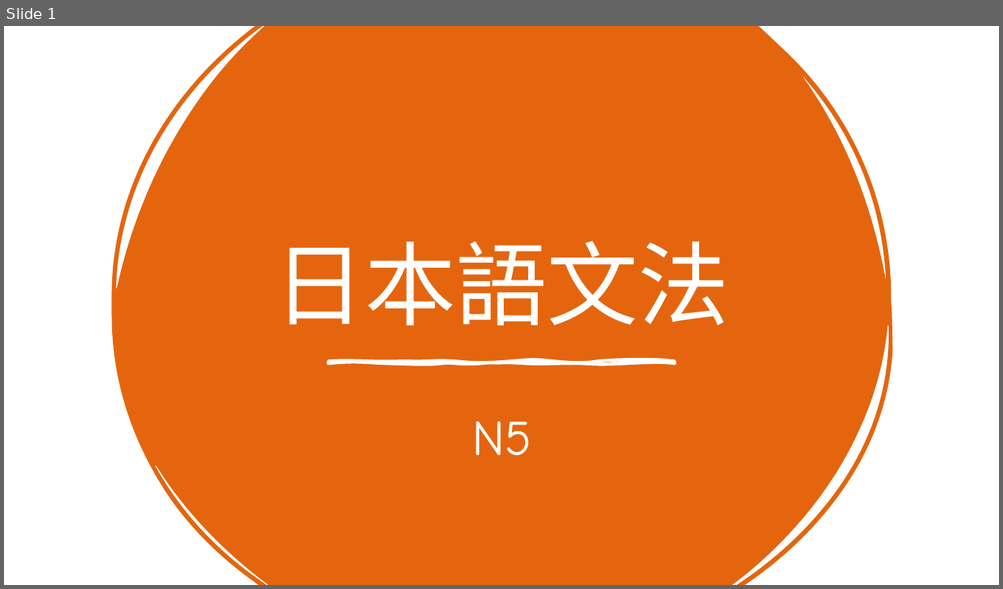
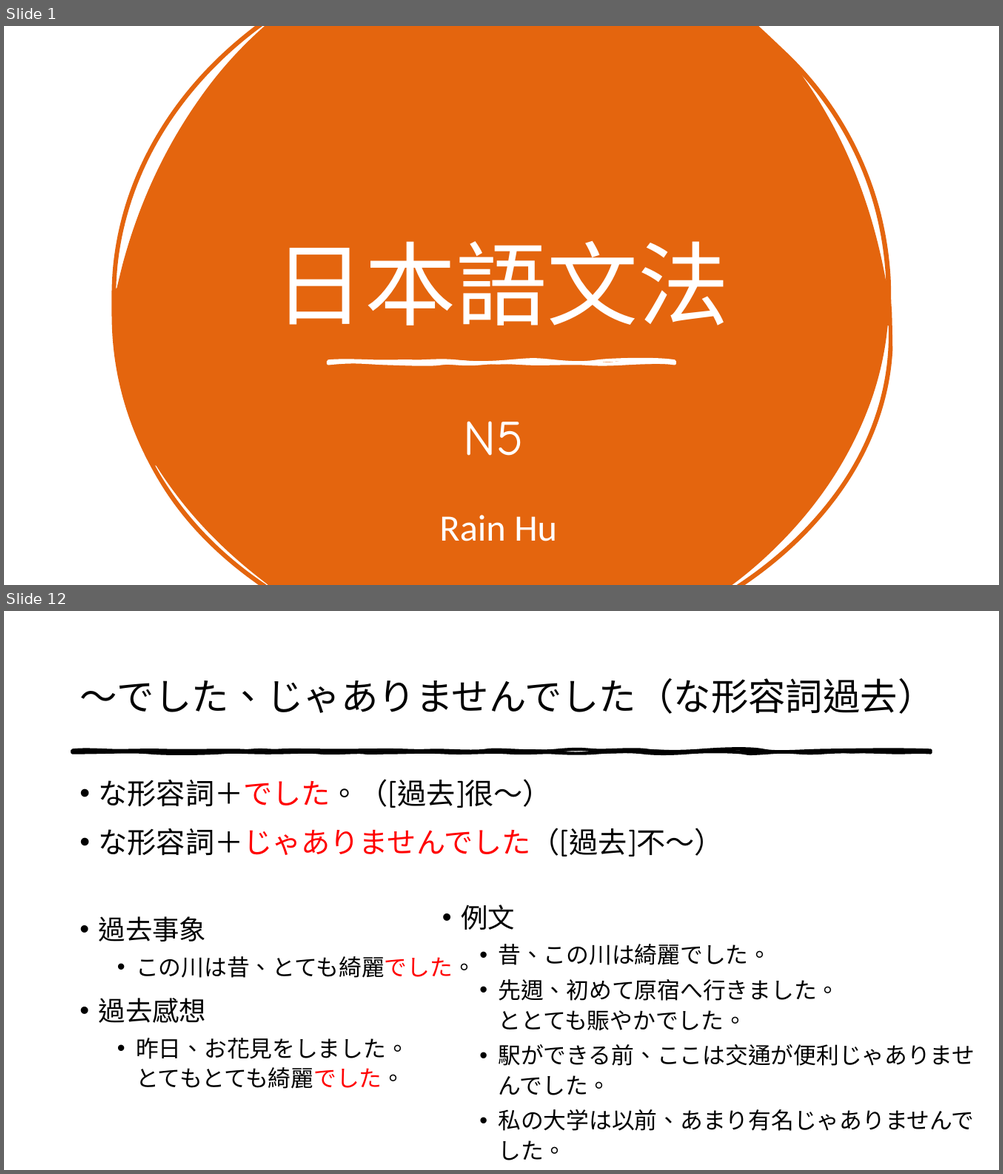
Before and after one commit to intervalrain/intervalrain.github.io, a slide deck: content/posts/jp/ppt/n5.pptx. Shown one above the other, each under a label of ours: slide 1 before the commit, slides 1 and 12 after it; the slides between them are not shown. The pictures are 1003x589 and 1003x1174 pixels, drawn with LibreOffice and Linux fonts; fonts in the diff are those of the drawing. Boxes give left, top, right and bottom in pixels: in the first picture for what was removed or moved away, otherwise in the second. Text is boxed around its words. In the diff, an @@ line names an element or a change of style, - is before the commit and + after.

```diff
--- a/content/posts/jp/ppt/n5.pptx
+++ b/content/posts/jp/ppt/n5.pptx
@@ slide 12 added at (4,611,999,1170), background #FFFFFF @@
@@ title added at (79,678,934,714), 36 pt, text #000000 @@
+〜でした、じゃありませんでした（な形容詞過去）
@@ freeform shape added at (73,751,930,753), fill #000000, outline #000000 3 pt @@
@@ text added at (99,779,723,1089), 28 pt, text #000000 @@
+• な形容詞＋でした。（[過去]很〜）
+• な形容詞＋じゃありませんでした（[過去]不〜）
+• 過去事象
+  • この川は昔、とても綺麗でした。
+• 過去感想
+  • 昨日、お花見をしました。
+    とてもとても綺麗でした。
@@ text added at (461,905,974,1131), 22 pt, text #000000 @@
+• 例文
+  • 昔、この川は綺麗でした。
+  • 先週、初めて原宿へ行きました。
+    ととても賑やかでした。
+  • 駅ができる前、ここは交通が便利じゃありませんでした。
+  • 私の大学は以前、あまり有名じゃありませんでした。
@@ slide 1 changed as well @@
@@ subtitle "N5": place and size @@
-subtitle "N5" at (472,421,532,456)
+subtitle "N5" at (464,421,523,456)
@@ text added at (439,515,557,542), 36 pt, text #FFFFFF @@
+Rain Hu
```
Also in this commit, not shown: 19 other slides added, 1 slide removed.
